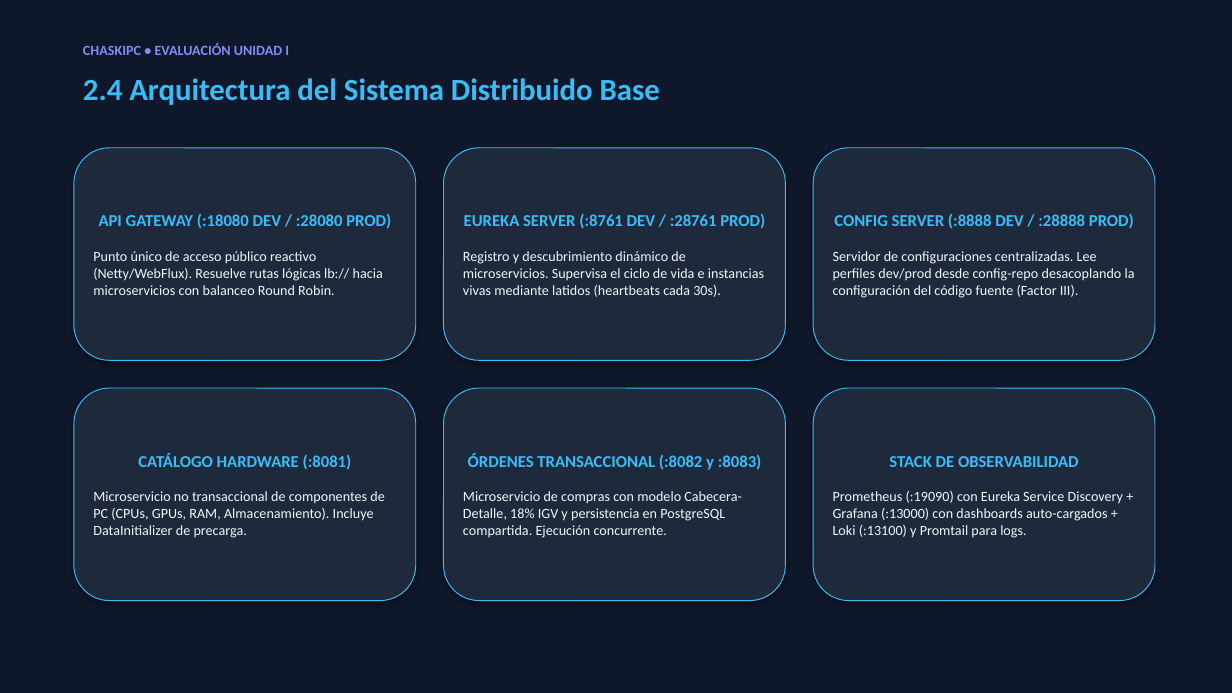
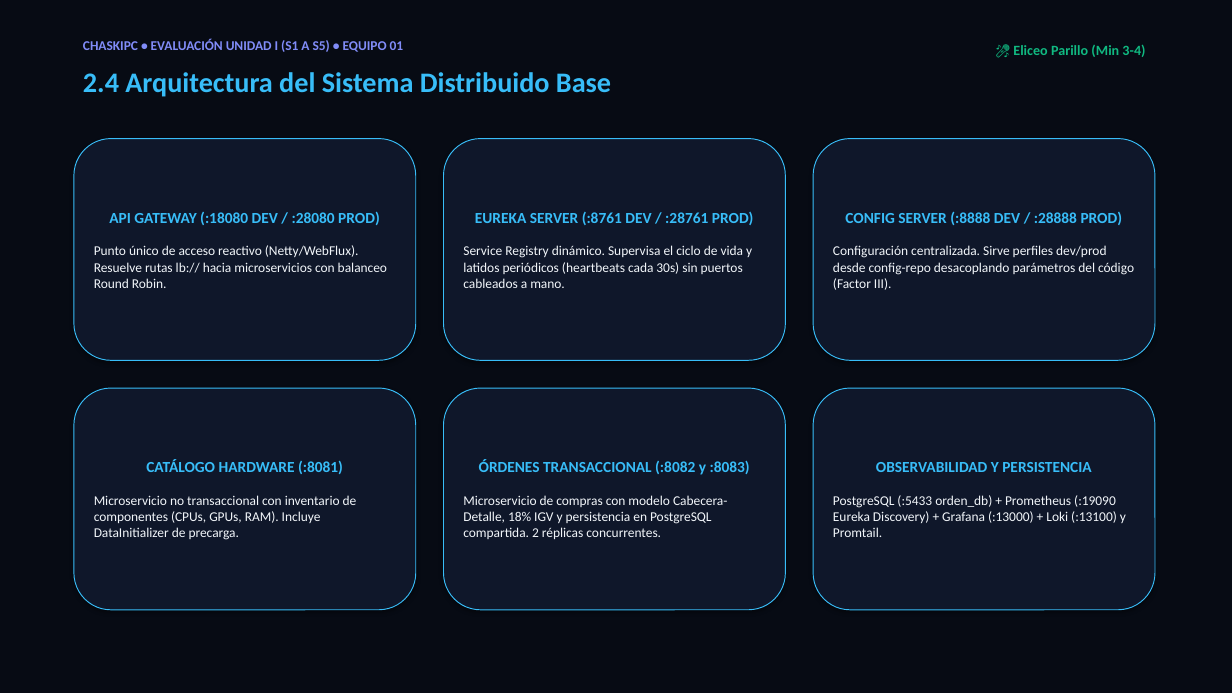
Before and after one commit to jaisesasaki24-cloud/ChaskiByte-Systems, a slide deck: slide 3 of presentacion.pptx (slide 2 before the commit). Drawn at 1232x693 pixels with LibreOffice and Linux fonts; fonts in the diff are those of the drawing. Boxes give left, top, right and bottom in pixels: in the first picture for what was removed or moved away, otherwise in the second. Text is boxed around its words. In the diff, an @@ line names an element or a change of style, - is before the commit and + after.

Commit message:
feat(presentation): redesign complete 11-slide presentation ecosystem for 2 team members (Eliceo Parillo and Cristhian Paul Laura) with speech turns and live demo cockpit

```diff
--- a/presentacion.pptx
+++ b/presentacion.pptx
@@ rectangle at <box>0,0,1232,693</box>: fill #0F172A to #070B14; outline #0F172A 0.75 pt to #070B14 0.75 pt @@
@@ text at <box>83,39,404,52</box>: text changed; size 11 to 10.5 pt @@
-CHASKIPC • EVALUACIÓN UNIDAD I
+CHASKIPC • EVALUACIÓN UNIDAD I (S1 A S5) • EQUIPO 01
@@ text added at <box>1013,44,1145,57</box>, 11 pt, text #10B981, bold @@
+🎤 Eliceo Parillo (Min 3-4)
@@ text "2.4 Arquitectura del Sistema Distribuido ..." at <box>83,72,611,97</box>: size 24 to 22 pt @@
@@ rounded rectangle "API GATEWAY (:18080 DEV / ...": place and size @@
-rounded rectangle "API GATEWAY (:18080 DEV / ..." at <box>74,148,416,360</box>
+rounded rectangle "API GATEWAY (:18080 DEV / ..." at <box>74,139,416,360</box>
@@ rounded rectangle "EUREKA SERVER (:8761 DEV / ...": place and size @@
-rounded rectangle "EUREKA SERVER (:8761 DEV / ..." at <box>444,148,786,360</box>
+rounded rectangle "EUREKA SERVER (:8761 DEV / ..." at <box>444,139,786,360</box>
@@ rounded rectangle "CONFIG SERVER (:8888 DEV / ...": place and size @@
-rounded rectangle "CONFIG SERVER (:8888 DEV / ..." at <box>813,148,1155,360</box>
+rounded rectangle "CONFIG SERVER (:8888 DEV / ..." at <box>813,139,1155,360</box>
@@ text in rounded rectangle at <box>109,212,380,225</box>: size 13 to 12 pt in "API GATEWAY (:18080 DEV / :28080 PROD)" @@
@@ text in rounded rectangle at <box>475,212,754,225</box>: size 13 to 12 pt in "EUREKA SERVER (:8761 DEV / :28761 PROD)" @@
@@ text in rounded rectangle at <box>845,212,1123,225</box>: size 13 to 12 pt in "CONFIG SERVER (:8888 DEV / :28888 PROD)" @@
@@ text in rounded rectangle at <box>94,245,387,288</box>: text changed; size 11 to 10.5 pt @@
-Punto único de acceso público reactivo (Netty/WebFlux). Resuelve rutas lógicas lb:// hacia microservicios con balanceo Round Robin.
+Punto único de acceso reactivo (Netty/WebFlux). Resuelve rutas lb:// hacia microservicios con balanceo Round Robin.
@@ text in rounded rectangle at <box>463,245,752,288</box>: text changed; size 11 to 10.5 pt @@
-Registro y descubrimiento dinámico de microservicios. Supervisa el ciclo de vida e instancias vivas mediante latidos (heartbeats cada 30s).
+Service Registry dinámico. Supervisa el ciclo de vida y latidos periódicos (heartbeats cada 30s) sin puertos cableados a mano.
@@ text in rounded rectangle at <box>833,245,1134,290</box>: text changed; size 11 to 10.5 pt @@
-Servidor de configuraciones centralizadas. Lee perfiles dev/prod desde config-repo desacoplando la configuración del código fuente (Factor III).
+Configuración centralizada. Sirve perfiles dev/prod desde config-repo desacoplando parámetros del código (Factor III).
@@ rounded rectangle "CATÁLOGO HARDWARE (:8081)": place and size @@
-rounded rectangle "CATÁLOGO HARDWARE (:8081)" at <box>74,388,416,601</box>
+rounded rectangle "CATÁLOGO HARDWARE (:8081)" at <box>74,388,416,610</box>
@@ rounded rectangle "ÓRDENES TRANSACCIONAL (:8082 y :8083)": place and size @@
-rounded rectangle "ÓRDENES TRANSACCIONAL (:8082 y :8083)" at <box>444,388,786,601</box>
+rounded rectangle "ÓRDENES TRANSACCIONAL (:8082 y :8083)" at <box>444,388,786,610</box>
@@ fill #1E293B to #0F172A in 6 elements at <box>74,139,416,360</box>, <box>444,388,786,610</box>, <box>74,388,416,610</box>, <box>813,139,1155,360</box>, <box>444,139,786,360</box>, <box>813,388,1155,610</box> @@
@@ rounded rectangle "OBSERVABILIDAD Y PERSISTENCIA": place and size @@
-rounded rectangle "OBSERVABILIDAD Y PERSISTENCIA" at <box>813,388,1155,601</box>
+rounded rectangle "OBSERVABILIDAD Y PERSISTENCIA" at <box>813,388,1155,610</box>
@@ text in rounded rectangle at <box>146,459,343,474</box>: size 13 to 12 pt in "CATÁLOGO HARDWARE (:8081)" @@
@@ text in rounded rectangle at <box>479,459,750,475</box>: size 13 to 12 pt in "ÓRDENES TRANSACCIONAL (:8082 y :8083)" @@
@@ text in rounded rectangle at <box>833,462,1126,537</box>: text changed; size 11 to 10.5 pt @@
-STACK DE OBSERVABILIDAD
-Prometheus (:19090) con Eureka Service Discovery + Grafana (:13000) con dashboards auto-cargados + Loki (:13100) y Promtail para logs.
+OBSERVABILIDAD Y PERSISTENCIA
+PostgreSQL (:5433 orden_db) + Prometheus (:19090 Eureka Discovery) + Grafana (:13000) + Loki (:13100) y Promtail.
@@ text in rounded rectangle at <box>94,495,357,540</box>: text changed; size 11 to 10.5 pt @@
-Microservicio no transaccional de componentes de PC (CPUs, GPUs, RAM, Almacenamiento). Incluye DataInitializer de precarga.
+Microservicio no transaccional con inventario de componentes (CPUs, GPUs, RAM). Incluye DataInitializer de precarga.
@@ text in rounded rectangle at <box>463,495,727,539</box>: text changed; size 11 to 10.5 pt @@
-Microservicio de compras con modelo Cabecera-Detalle, 18% IGV y persistencia en PostgreSQL compartida. Ejecución concurrente.
+Microservicio de compras con modelo Cabecera-Detalle, 18% IGV y persistencia en PostgreSQL compartida. 2 réplicas concurrentes.
```
Also in this commit, not shown: 5 other slides changed, 5 slides added, 2 slides removed, 3 other files.
